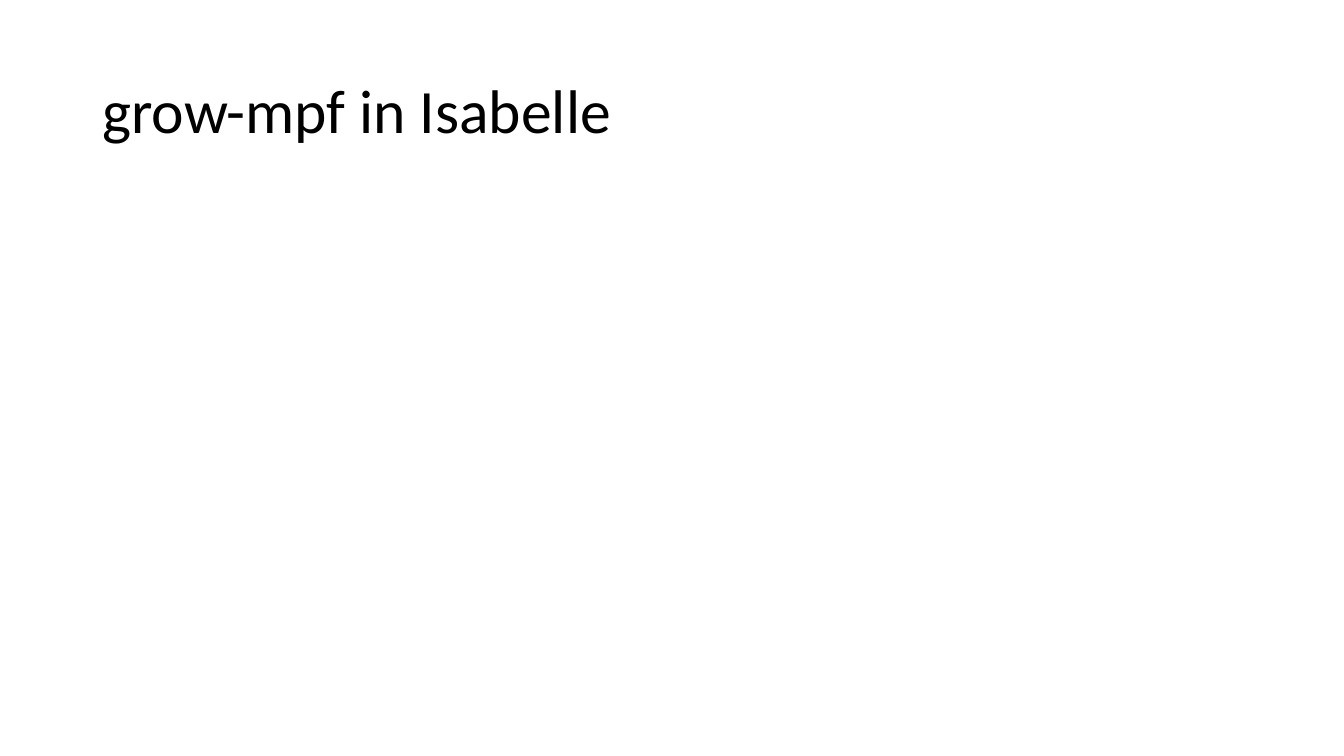
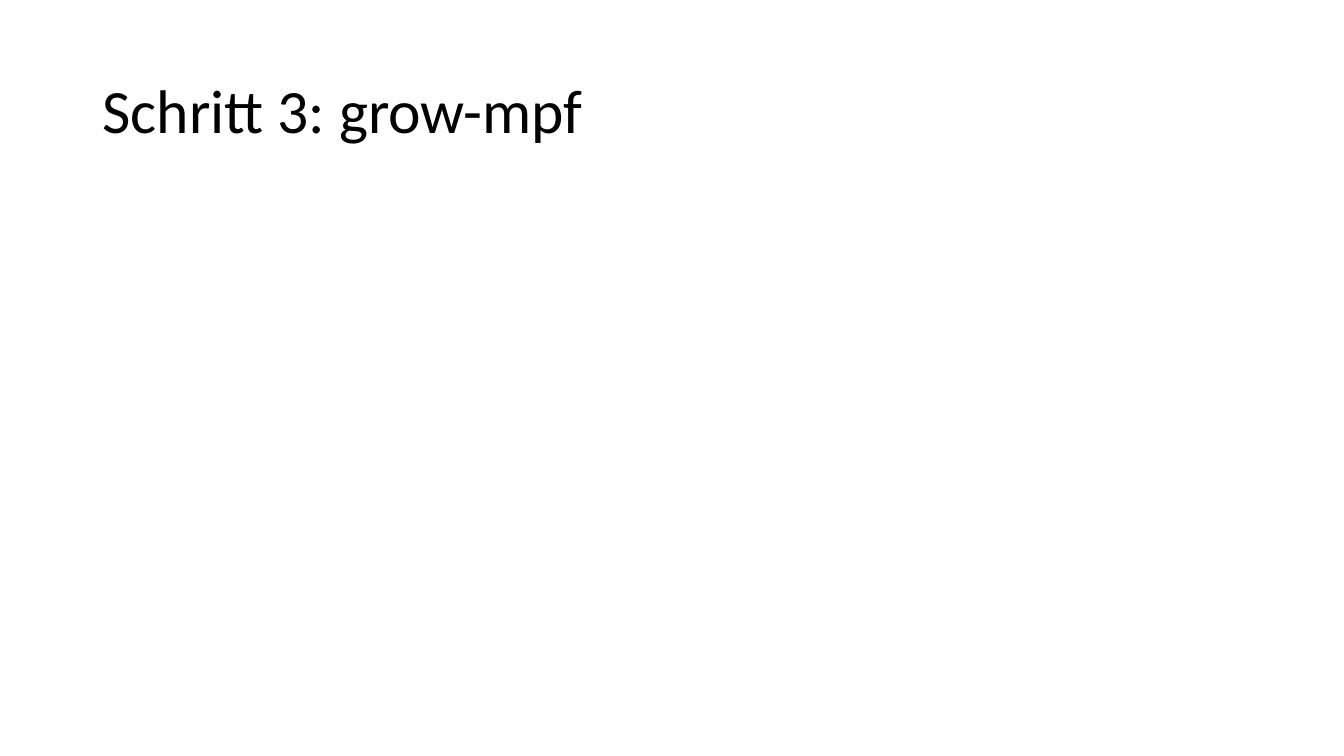
Before and after one commit to Helli/IsabelleBasicNumericalProofs, a slide deck: slide 11 of Vortrag.pptx (slide 12 before the commit). Drawn at 1344x756 pixels with LibreOffice and Linux fonts; fonts in the diff are those of the drawing. Boxes give left, top, right and bottom in pixels: in the first picture for what was removed or moved away, otherwise in the second. Text is boxed around its words. In the diff, an @@ line names an element or a change of style, - is before the commit and + after.

```diff
--- a/Vortrag.pptx
+++ b/Vortrag.pptx
@@ title at bbox=[102, 90, 582, 144]: text changed @@
-grow-mpf in Isabelle
+Schritt 3: grow-mpf
```
Also in this commit, not shown: 6 other slides changed, 1 slide removed.
